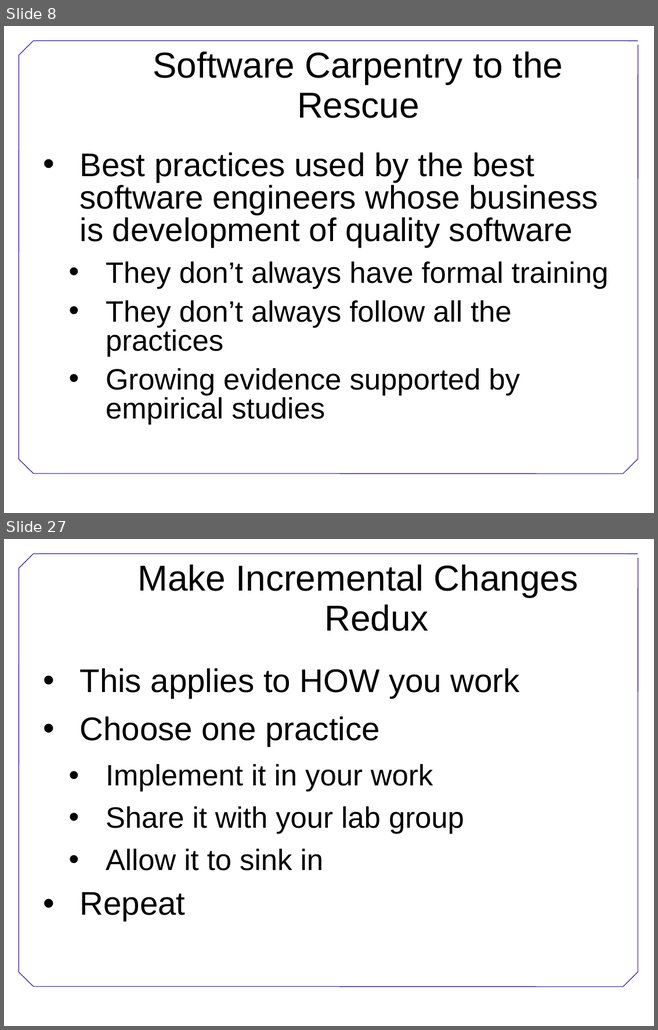
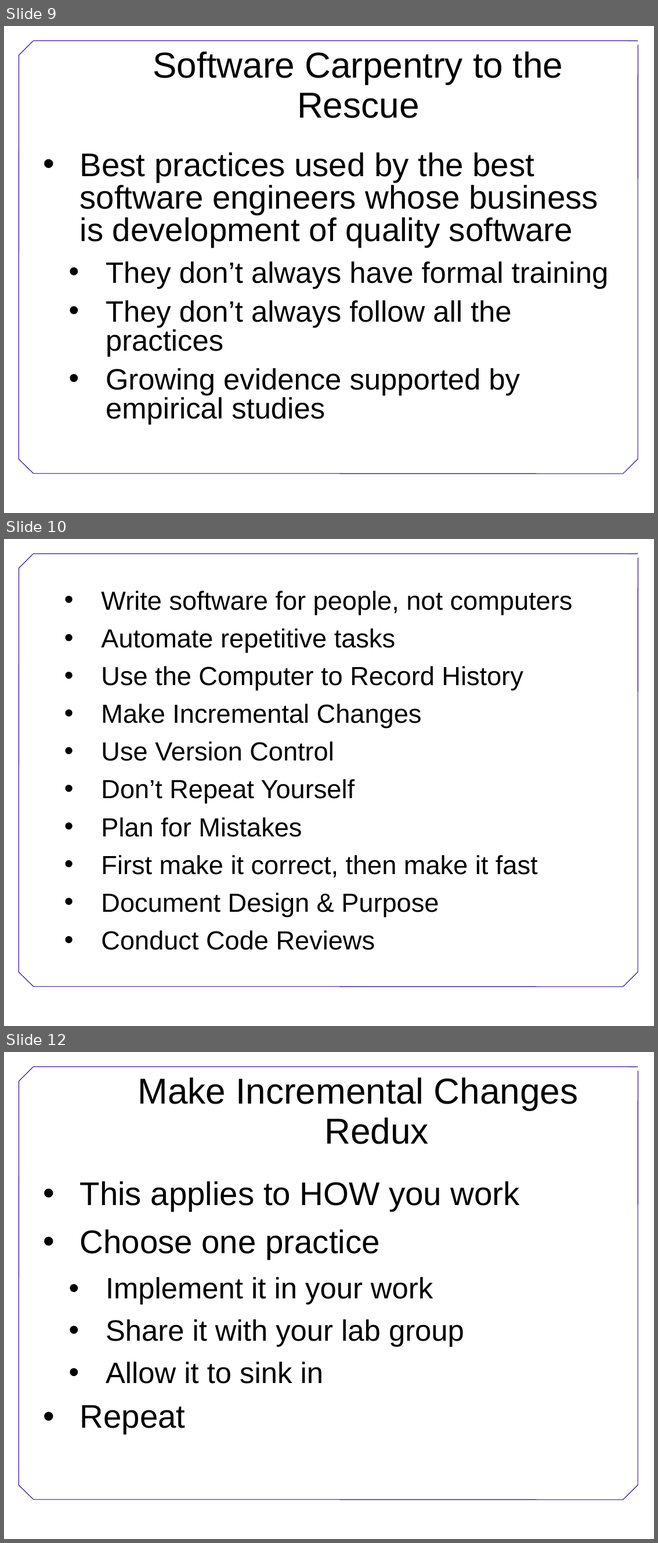
Before and after one commit to swcarpentry/DEPRECATED-boot-camps, a slide deck: BestPractices.ppt. Shown one above the other, each under a label of ours: slides 8 and 27 before the commit, slides 9, 10 and 12 after it; the slides between them are not shown. The pictures are 658x1030 and 658x1543 pixels, drawn with LibreOffice and Linux fonts; fonts in the diff are those of the drawing; background and template pictures are left out. Boxes give left, top, right and bottom in pixels: in the first picture for what was removed or moved away, otherwise in the second. Text is boxed around its words. In the diff, an @@ line names an element or a change of style, - is before the commit and + after.

```diff
--- a/BestPractices.ppt
+++ b/BestPractices.ppt
@@ slide 10 added at bbox=[4, 539, 654, 1026], background #FFFFFF; not listed: 7 template elements that a slide beside it also shows @@
@@ text added at bbox=[101, 591, 572, 950], 32 pt, text #000000 @@
+• Write software for people, not computers
+• Automate repetitive tasks
+• Use the Computer to Record History
+• Make Incremental Changes
+• Use Version Control
+• Don’t Repeat Yourself
+• Plan for Mistakes
+• First make it correct, then make it fast
+• Document Design & Purpose
+• Conduct Code Reviews
@@ what was slide 8 is now slide 9 @@
@@ what was slide 27 is now slide 12 @@
```
Also in this commit, not shown: 2 slides changed, 1 other slide added, 17 slides removed, 1 other file.
